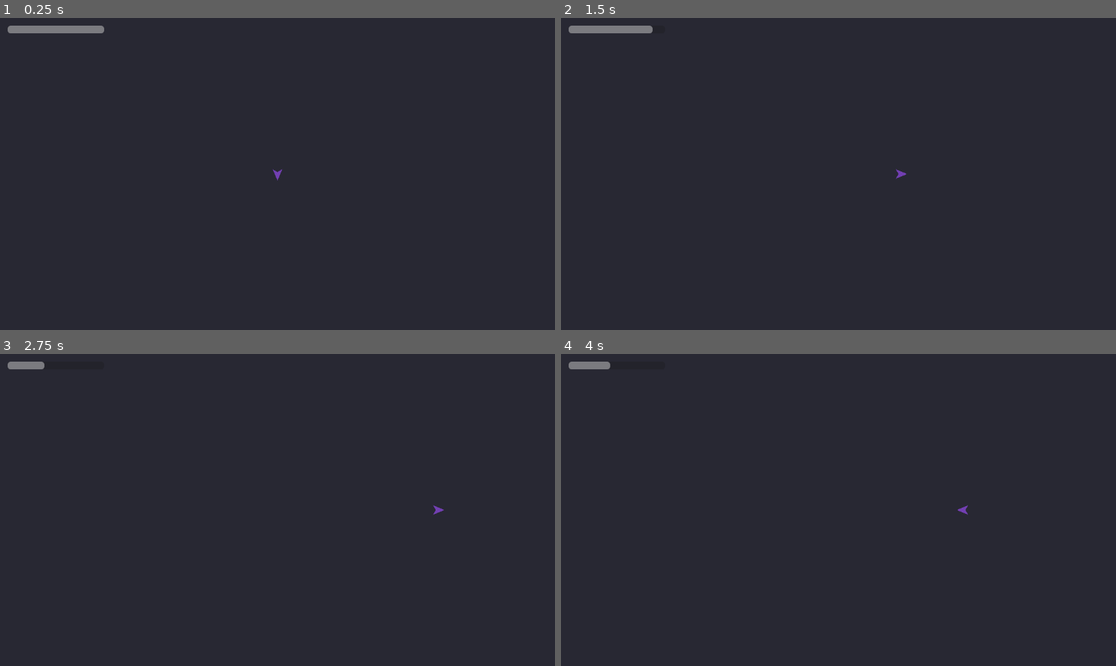
Above: before the commit, frames 1-4 (two rows, left to right).
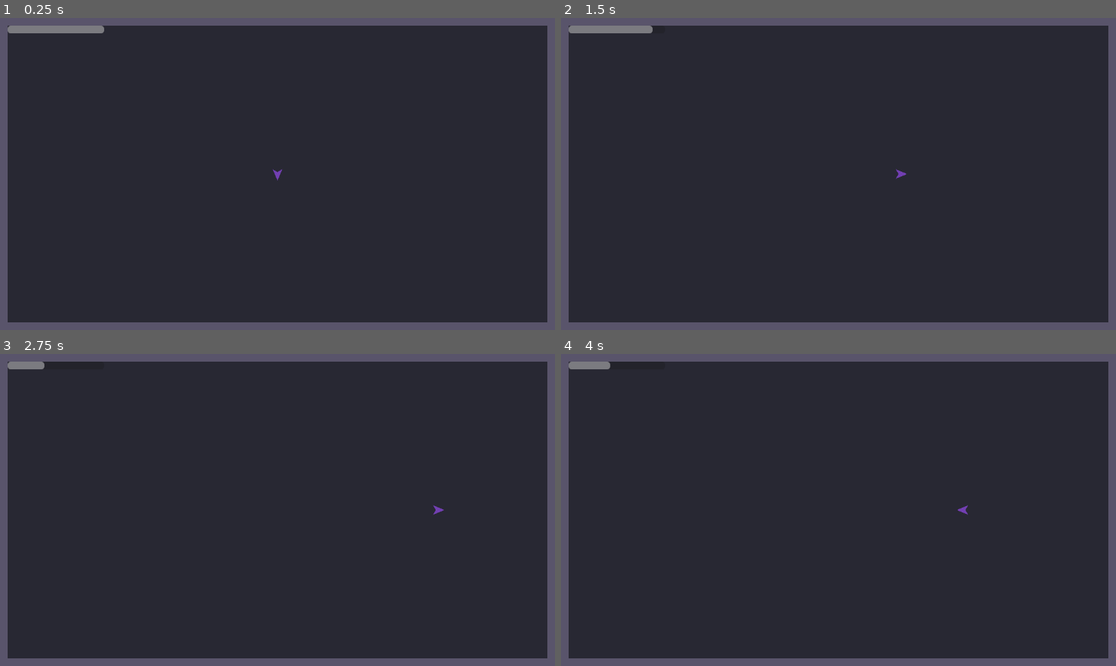
Above: after the commit, the same moments.

Repository: KrisUni/the-shattering
Game: Godot game, scene res://scenes/test_room.tscn
Two runs of this game, one before a commit and one after it. Both use one fixed random seed, a clock stepped at 60 frames per second and the inputs below.
Inputs (mouse positions are in pixels of both pictures, inside the frame that each line leads up to):
- Up to frame 1 (0.25 s): no input
- Up to frame 2 (1.5 s): tap Enter at 0.5 s; move the mouse to (960, 158) at 0.52 s; hold D (move_right) 0.53-1.25 s; hold Space (roll) 0.53-1.25 s; click (960, 158) at 0.67 s; drag from (727, 189) to (810, 236) at 1.27 s
- Up to frame 3 (2.75 s): tap Space (roll) at 2, 2.3 s; move the mouse to (333, 441) at 2.02 s; hold D (move_right) from 2.03 s (still down); hold Shift from 2.03 s (still down)
- Up to frame 4 (4 s): release D (move_right) at 2.75 s; release Shift at 2.75 s; drag from (810, 572) to (672, 463) at 2.77 s; tap Enter at 3.5 s; move the mouse to (1005, 556) at 3.52 s; hold A (move_left) from 3.53 s (still down); hold Space (roll) from 3.53 s (still down); tap Ctrl at 3.6 s

The runs differ from the first frame. In frame 1, 7.5% of the frame differs, in the area x 0-100%, y 0-100%; in frame 2, 7.5%; in frame 3, 7.5%; in frame 4, 7.5%.

Commit message:
Put walls round the test room floor (#5)
A Sprint carried Almos off the visible floor because the test room had no walls.
Four placeholder static walls now run along the inside of the floor's edges, and a
test sends Almos Sprinting at each one and checks he stays on the floor.

Co-Authored-By: Claude Opus 5.5 <noreply@anthropic.com>
Claude-Session: https://claude.ai/code/session_0163Ac8sJ4QjP8JSKMSxQS6y

Diff:
--- a/scenes/test_room.tscn
+++ b/scenes/test_room.tscn
@@ -2,12 +2,60 @@
 
 [ext_resource type="PackedScene" path="res://scenes/almos/almos.tscn" id="1_almos"]
 [ext_resource type="Script" path="res://scenes/hud/stamina_bar.gd" id="2_stamina_bar"]
+
+[sub_resource type="RectangleShape2D" id="RectangleShape2D_wall_across"]
+size = Vector2(1152, 16)
+
+[sub_resource type="RectangleShape2D" id="RectangleShape2D_wall_down"]
+size = Vector2(16, 648)
 
 [node name="TestRoom" type="Node2D"]
 
 [node name="Floor" type="Polygon2D" parent="."]
 color = Color(0.16, 0.16, 0.2, 1)
 polygon = PackedVector2Array(0, 0, 1152, 0, 1152, 648, 0, 648)
+
+[node name="Walls" type="Node2D" parent="."]
+
+[node name="WallTop" type="StaticBody2D" parent="Walls"]
+position = Vector2(576, 8)
+
+[node name="CollisionShape2D" type="CollisionShape2D" parent="Walls/WallTop"]
+shape = SubResource("RectangleShape2D_wall_across")
+
+[node name="Placeholder" type="Polygon2D" parent="Walls/WallTop"]
+color = Color(0.35, 0.33, 0.42, 1)
+polygon = PackedVector2Array(-576, -8, 576, -8, 576, 8, -576, 8)
+
+[node name="WallBottom" type="StaticBody2D" parent="Walls"]
+position = Vector2(576, 640)
+
+[node name="CollisionShape2D" type="CollisionShape2D" parent="Walls/WallBottom"]
+shape = SubResource("RectangleShape2D_wall_across")
+
+[node name="Placeholder" type="Polygon2D" parent="Walls/WallBottom"]
+color = Color(0.35, 0.33, 0.42, 1)
+polygon = PackedVector2Array(-576, -8, 576, -8, 576, 8, -576, 8)
+
+[node name="WallLeft" type="StaticBody2D" parent="Walls"]
+position = Vector2(8, 324)
+
+[node name="CollisionShape2D" type="CollisionShape2D" parent="Walls/WallLeft"]
+shape = SubResource("RectangleShape2D_wall_down")
+
+[node name="Placeholder" type="Polygon2D" parent="Walls/WallLeft"]
+color = Color(0.35, 0.33, 0.42, 1)
+polygon = PackedVector2Array(-8, -324, 8, -324, 8, 324, -8, 324)
+
+[node name="WallRight" type="StaticBody2D" parent="Walls"]
+position = Vector2(1144, 324)
+
+[node name="CollisionShape2D" type="CollisionShape2D" parent="Walls/WallRight"]
+shape = SubResource("RectangleShape2D_wall_down")
+
+[node name="Placeholder" type="Polygon2D" parent="Walls/WallRight"]
+color = Color(0.35, 0.33, 0.42, 1)
+polygon = PackedVector2Array(-8, -324, 8, -324, 8, 324, -8, 324)
 
 [node name="Almos" parent="." instance=ExtResource("1_almos")]
 position = Vector2(576, 324)
--- a/test/test_test_room.gd
+++ b/test/test_test_room.gd
@@ -3,6 +3,30 @@
 const TEST_ROOM_PATH := "res://scenes/test_room.tscn"
 const TUNING_PATH := "res://data/player_tuning.tres"
 const TOLERANCE := 0.0001
+# In pixels. How far from the edge of the floor Almos starts when he is sent at a wall.
+const DISTANCE_FROM_WALL := 150.0
+# The least, in pixels, he must get towards the wall, so that a test where he never moved
+# cannot pass.
+const LEAST_PROGRESS := 100.0
+# In seconds. Much longer than a Sprint needs to cover the distance to the wall and a good
+# way beyond it.
+const SECONDS_AT_THE_WALL := 1.5
+
+var wall_params = ParameterFactory.named_parameters(
+	["direction", "action"],
+	[
+		[Vector2.LEFT, &"move_left"], [Vector2.RIGHT, &"move_right"],
+		[Vector2.UP, &"move_up"], [Vector2.DOWN, &"move_down"],
+	],
+)
+
+var _held_actions: Array[StringName] = []
+
+
+func after_each() -> void:
+	for action in _held_actions:
+		Input.action_release(action)
+	_held_actions.clear()
 
 
 func test_test_room_instantiates() -> void:
@@ -53,3 +77,43 @@
 
 	assert_almost_eq(bar.value, tuning.stamina_maximum - cost, TOLERANCE)
 	assert_almost_eq(bar.max_value, tuning.stamina_maximum, TOLERANCE)
+
+
+func test_sprinting_at_a_wall_keeps_almos_on_the_floor(params = use_parameters(wall_params)) -> void:
+	var scene := load(TEST_ROOM_PATH) as PackedScene
+	assert_not_null(scene, "the test room scene should load")
+	if scene == null:
+		return
+	var room := scene.instantiate()
+	add_child_autofree(room)
+	var almos = room.find_child("Almos", true, false)
+	var floor_bounds := _floor_bounds(room)
+	assert_not_null(almos, "the test room should contain Almos")
+	assert_gt(floor_bounds.size.x, 0.0, "the test room should have a floor")
+	if almos == null or floor_bounds.size.x <= 0.0:
+		return
+	var start: Vector2 = floor_bounds.get_center() + params.direction * (floor_bounds.size / 2.0 - Vector2.ONE * DISTANCE_FROM_WALL)
+	almos.global_position = start
+
+	_hold(params.action)
+	_hold(&"roll")
+	await wait_seconds(SECONDS_AT_THE_WALL)
+
+	assert_true(floor_bounds.has_point(almos.global_position), "Almos should still be on the floor, but is at %s" % almos.global_position)
+	assert_gte((almos.global_position - start).dot(params.direction), LEAST_PROGRESS, "Almos should have got up to the wall")
+
+
+# The floor's outline, as a rectangle in the room's own coordinates.
+func _floor_bounds(room: Node) -> Rect2:
+	var floor_shape := room.find_child("Floor", true, false) as Polygon2D
+	if floor_shape == null or floor_shape.polygon.is_empty():
+		return Rect2()
+	var bounds := Rect2(floor_shape.to_global(floor_shape.polygon[0]), Vector2.ZERO)
+	for point in floor_shape.polygon:
+		bounds = bounds.expand(floor_shape.to_global(point))
+	return bounds
+
+
+func _hold(action: StringName) -> void:
+	Input.action_press(action)
+	_held_actions.append(action)
